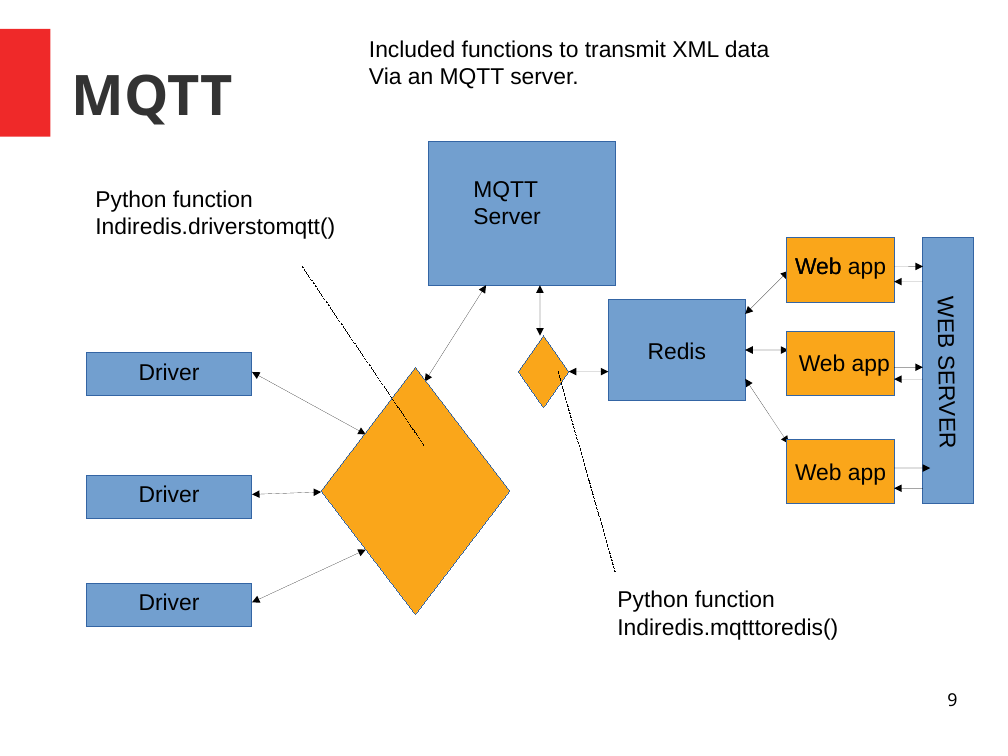
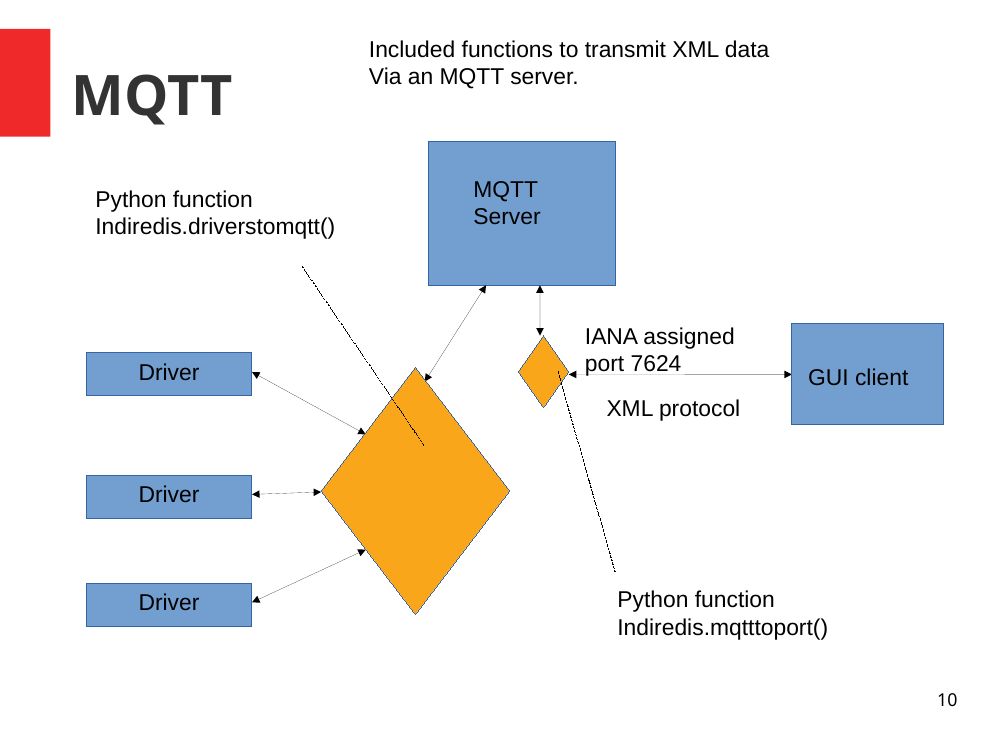
Before and after one commit to bernie-skipole/indi, a slide deck: slide 10 of indislides.odp (slide 9 before the commit). Drawn at 1008x756 pixels with LibreOffice and Linux fonts; fonts in the diff are those of the drawing. Boxes give left, top, right and bottom in pixels: in the first picture for what was removed or moved away, otherwise in the second. Text is boxed around its words. In the diff, an @@ line names an element or a change of style, - is before the commit and + after.

Commit message:
working on slides

```diff
--- a/indislides.odp
+++ b/indislides.odp
@@ rectangle removed at <box>787,238,895,303</box> @@
@@ rectangle removed at <box>923,238,973,504</box> @@
@@ text removed at <box>795,257,842,275</box> @@
-Web
@@ text removed at <box>848,261,886,279</box> @@
-Web app
@@ arrow removed from (895, 266) to (923, 266) @@
@@ double arrow removed from (745, 314) to (788, 271) @@
@@ arrow removed from (923, 282) to (895, 282) @@
@@ text added at <box>585,327,734,376</box>, 18 pt, text #000000 @@
+IANA assigned port 7624
@@ rectangle removed at <box>608,300,745,401</box> @@
-Redis
@@ rectangle: place and size @@
-rectangle at <box>787,331,895,396</box>
+rectangle at <box>792,324,943,424</box>
@@ rectangle at <box>792,324,943,424</box>: fill #FAA61A to #729FCF @@
@@ text removed at <box>933,302,960,446</box> @@
-WEB SERVER
@@ double arrow removed from (745, 350) to (788, 350) @@
@@ text removed at <box>799,354,890,376</box> @@
-Web app
@@ double arrow moved from (569, 371) - (608, 371) to (569, 374) - (792, 374) @@
@@ double arrow removed from (745, 379) to (788, 444) @@
@@ text added at <box>808,368,908,385</box>, 18 pt, text #000000 @@
+GUI client
@@ arrow removed from (895, 368) to (923, 368) @@
@@ arrow removed from (923, 380) to (895, 380) @@
@@ text added at <box>607,399,740,421</box>, 18 pt, text #000000 @@
+XML protocol
@@ rectangle removed at <box>787,439,895,504</box> @@
@@ text removed at <box>795,463,886,485</box> @@
-Web app
@@ arrow removed from (895, 468) to (930, 468) @@
@@ arrow removed from (923, 488) to (895, 488) @@
@@ text at <box>617,618,828,640</box>: text changed @@
-Indiredis.mqtttoredis()
+Indiredis.mqtttoport()
@@ page number at <box>937,693,957,706</box>: text changed @@
-9
+10
```
Also in this commit, not shown: 1 slide added.
